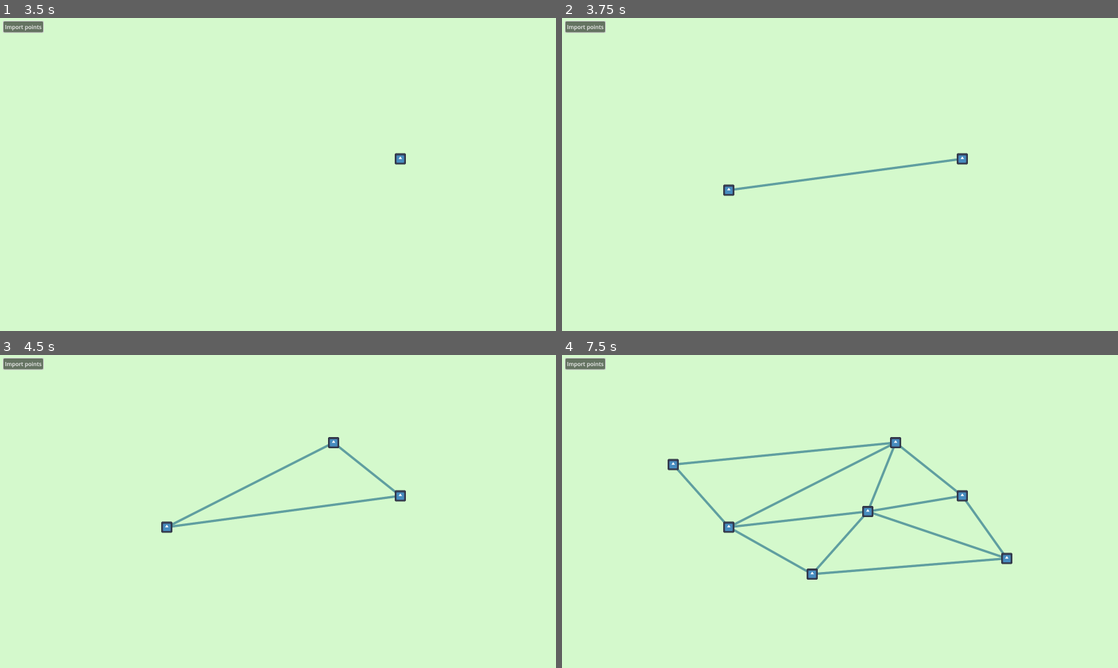
Above: before the commit, frames 1-4 (two rows, left to right).
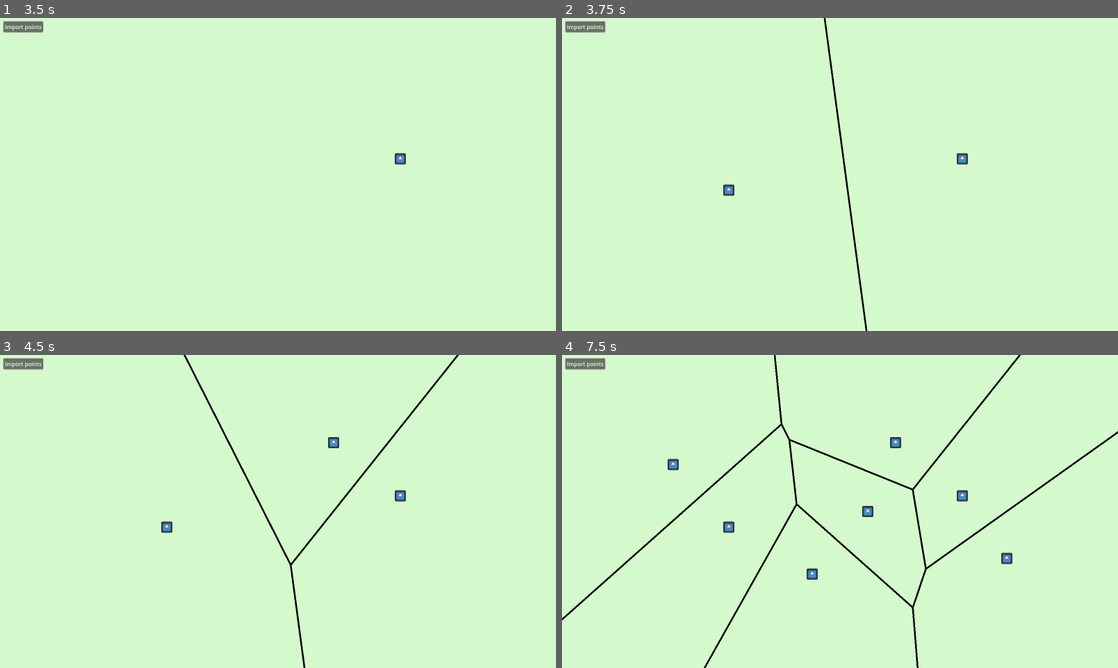
Above: after the commit, the same moments.

Repository: riorio805/geokom
Game: Godot game, scene res://main.tscn
The game is run twice, just before and just after one commit, with the same random seed, the same clock (stepped at 60 frames per second) and the same inputs. The engine's default icon, where the game draws it, is replaced by a stand-in: a white triangle on a blue panel in a dark square.
Inputs (mouse positions are in pixels of both pictures, inside the frame that each line leads up to):
- Up to frame 1 (3.5 s): click "Import points" at 0.5 s; click "Import points" at 1.25 s; click "Import points" at 2 s; tap Enter at 2.75 s; move the mouse to (400, 158) at 2.77 s; click (400, 158) at 2.92 s
- Up to frame 2 (3.75 s): tap R (debug_reset) at 3.5 s; drag from (728, 190) to (812, 237) at 3.52 s
- Up to frame 3 (4.5 s): tap R (debug_reset) at 4.25 s; move the mouse to (333, 442) at 4.27 s; click (333, 442) at 4.42 s
- Up to frame 4 (7.5 s): tap R (debug_reset) at 5, 5.75, 6.5 s; drag from (812, 574) to (673, 464) at 5.02 s; move the mouse to (1006, 558) at 5.77 s; click (1006, 558) at 5.92 s; tap F3 (debug) at 6.4 s; drag from (673, 464) to (756, 433) at 6.52 s; move the mouse to (867, 511) at 7.27 s; click (867, 511) at 7.42 s

Frame 1 is identical in both runs. In frame 2, 0.7% of the frame differs, in the area x 31-71%, y 0-100%; in frame 3, 1.5%; in frame 4, 3.9%, in the area x 0-100%, y 0-100%.

Commit message:
sefri version done

Diff:
--- a/classes/arc_tree.gd
+++ /dev/null
@@ -1,6 +0,0 @@
-extends Resource
-class_name ArcTree
-
-
-func initialize(start_pos:Vector2):
-	pass
--- a/classes/dc_edge.gd
+++ b/classes/dc_edge.gd
@@ -25,7 +25,8 @@
 
 
 func _to_string():
-	return "DCEdge: {} -> {}".format(str(start), str(end))
+	#print(start, end)
+	return "DCEdge: {0} -> {1}".format([str(start), str(end)])
 
 ## Return length of edge
 func length():
--- /dev/null
+++ b/classes/event/circle_event.gd
@@ -0,0 +1,22 @@
+extends Event
+class_name CircleEvent
+
+#var y:float
+var arc:ArcTreeNode
+var vertex: Vertex
+
+static func create_circle_event(y_val:float, a:ArcTreeNode, vtx:Vertex) -> CircleEvent:
+	var out = CircleEvent.new()
+	out.y = y_val
+	out.arc = a
+	out.vertex = vtx
+	return out
+
+func value():
+	return [-y, 1, -self.vertex.point.x]
+
+func is_valid() -> bool:
+	return (not arc.is_deleted and arc.vertex == vertex)
+
+func _to_string():
+	return "CircleEvent:: {0}, y={1} ".format([self.arc.vertex, self.y])
--- a/objects/void_fortune/event.gd
+++ b/classes/event/event.gd
@@ -3,8 +3,9 @@
 
 var y:float
 
-
-
 func is_valid() -> bool:
 	assert(false, "Please override `is_valid()` in the derived script.")
 	return false
+
+func value():
+	assert(false, "Please override `value()` in the derived script.")
--- /dev/null
+++ b/classes/event/site_event.gd
@@ -0,0 +1,21 @@
+extends Event
+class_name SiteEvent
+
+#var y:float
+var vertex: Vertex
+
+static func create_site_event(vtx:Vertex) -> SiteEvent:
+	var out = SiteEvent.new()
+	out.vertex = vtx
+	out.y = vtx.point.y
+	return out
+
+func value():
+	return [-y, 0, -self.vertex.point.x]
+
+func is_valid() -> bool:
+	return true
+
+func _to_string():
+	return "SiteEvent:: {0}, y={1}".format(
+		[self.vertex, self.y])
--- a/classes/face.gd
+++ b/classes/face.gd
@@ -5,7 +5,14 @@
 var vertex:Vertex
 
 var edge_list: Array[DCEdge]
-var _upel_flag: bool = true
+var _upel_flag: bool = false
+
+static func create_face(vtx:Vertex) -> Face:
+	var out = Face.new()
+	out.vertex = vtx
+	var tmp:Array[DCEdge] = []
+	out.edge_list = tmp
+	return out
 
 
 func _update_edge_list() -> void:
--- a/classes/prio_queue.gd
+++ b/classes/prio_queue.gd
@@ -11,12 +11,18 @@
 	out.heapify()
 	return out
 
+func _to_string():
+	return str(pq.map(func(p): return [p, value_func.call(p)]))
+
 func is_empty() -> bool:
 	return len(pq) == 0
 
 func add(value):
 	pq.append(value)
 	percolate_up(len(pq)-1)
+
+func peek():
+	return pq[0]
 
 func remove():
 	var out = pq[0]
--- a/classes/vertex.gd
+++ b/classes/vertex.gd
@@ -11,6 +11,12 @@
 	out.face = in_face
 	return out
 
+static func create_vertex_auto_face(at_point:Vector2) -> Vertex:
+	var out = Vertex.new()
+	out.point = at_point
+	out.face = Face.create_face(out)
+	return out
+
 ## Deprecated
 static func init(at_point:Vector2) -> Vertex:
 	return create_vertex(at_point)
@@ -21,7 +27,7 @@
 	return self
 
 func _to_string():
-	return str(point)
+	return "vtx:{0}".format([str(point)])
 
 
 ## Returns true if `self` is lexicographically smaller than `other`, in order of y, then x.
--- a/main.gd
+++ b/main.gd
@@ -20,6 +20,7 @@
 
 func _ready():
 	file_dialog.file_selected.connect(import_points)
+
 
 func _process(delta) -> void:
 	mouse_pos = camera.get_total_transform() * get_viewport().get_mouse_position()
--- a/main.tscn
+++ b/main.tscn
@@ -1,14 +1,17 @@
-[gd_scene load_steps=5 format=3 uid="uid://bupv11kto8goj"]
+[gd_scene load_steps=6 format=3 uid="uid://bupv11kto8goj"]
 
 [ext_resource type="Script" path="res://main.gd" id="1_qi70q"]
 [ext_resource type="PackedScene" uid="uid://53jcmh16ml7c" path="res://objects/dots.tscn" id="2_5118a"]
+[ext_resource type="PackedScene" uid="uid://c1ju12m3xqv86" path="res://objects/void_fortune/voronoi_fortune.tscn" id="2_a0gd3"]
 [ext_resource type="PackedScene" uid="uid://dpuik6gfo4ogr" path="res://objects/delaunay_rndinc/delaunay_rndinc.tscn" id="2_ffmj8"]
 [ext_resource type="Script" path="res://camera.gd" id="4_qpr45"]
 
 [node name="Main" type="Node2D" node_paths=PackedStringArray("dots_node", "draw_node")]
 script = ExtResource("1_qi70q")
 dots_node = NodePath("Dots")
-draw_node = NodePath("DelaunayRandInc")
+draw_node = NodePath("VoronoiFortune")
+
+[node name="VoronoiFortune" parent="." instance=ExtResource("2_a0gd3")]
 
 [node name="DelaunayRandInc" parent="." instance=ExtResource("2_ffmj8")]
 
--- a/classes/arc_tree_node.gd
+++ b/objects/void_fortune/arc_tree_node.gd
@@ -3,7 +3,7 @@
 extends Resource
 class_name ArcTreeNode
 
-const MACHINE_EPS = 10e-8
+const MACHINE_EPS = 1e-5
 
 # Relations to other arcs
 var parent:ArcTreeNode
@@ -20,6 +20,9 @@
 # Height for self-balancing
 var height:int
 
+# Circle event check
+var is_deleted = false
+
 # Keep a reference to the global event_queue
 var event_queue:PriorityQueue
 
@@ -62,7 +65,7 @@
 	var y1 = left_vertex.point.y - l_y
 	var y2 = right_vertex.point.y - l_y
 
-	assert (y1 >= 0 and y2 >= 0, "Points must be above the directrix")
+	assert (y1 >= -0.01 and y2 >= -0.01, "Points must be above the directrix (y1={0}, y2={1})".format([y1, y2]))
 
 	# Special case for y1 == 0 or y2 == 0, return vertical distance
 	# never the case that both y1 == y2 == 0, only happens when first starting
@@ -96,7 +99,8 @@
 	var b = -2 * r * (1 + y1/y2)
 	var c = a * r**2 + y1**2 - y1 * y2
 	var sols = Equation.quadratic_solve_real(a, b, c)
-	assert (len(sols) >= 1, "No solutions exist: left={0}, right={1}".format([left_vertex, right_vertex]))
+	assert (len(sols) >= 1, "No solutions exist: left={0}, right={1}, l_y={2}"
+						.format([left_vertex, right_vertex, l_y]))
 
 	# Get correct x value
 	var x = 0
@@ -157,11 +161,14 @@
 			+ "=======================")
 func _get_string(indent:String, h:int=0) -> String:
 	var out = ""
+	if h > 32: return "	".repeat(h) + indent + "Infinite loop?"
 	if self.right != null:
 		out += self.right._get_string("R----", h + 1)
 	out += ("	".repeat(h)
 			+ indent
 			+ str(self.vertex)
+			+ " | L:" + str(self.left_hedge)
+			+ " | R:" + str(self.right_hedge)
 			+ " // "
 			+ str(self.height)) + "\n"
 	if self.left != null:
@@ -193,12 +200,16 @@
 # Add/split arcs
 # ==================
 
+# + if pt1 is to the left of pt2-pt3, 0 if near, -1 if to the right
+static func det2(pt1:Vector2, pt2:Vertex, pt3:Vertex) -> float:
+	return ((pt1.x - pt3.point.x) * (pt2.point.y - pt3.point.y)
+			- (pt2.point.x - pt3.point.x) * (pt1.y - pt3.point.y))
+
+# + if pt1 is to the left of pt2-pt3, 0 if near, -1 if to the right
 func get_focus_angle() -> float:
 	if self.prev == null or self.next == null:
 		return 1
-	var left_edge = self.vertex.point - self.prev.vertex.point
-	var right_edge = self.next.vertex.point - self.vertex.point
-	return left_edge.angle_to(right_edge)
+	return ArcTreeNode.det2(self.prev.vertex.point, self.vertex, self.next.vertex)
 
 ## Split an arc given a new vertex
 func split_arc(focus:Vertex) -> ArcTreeNode:
@@ -215,11 +226,12 @@
 		return self._balance()
 
 	# found arc, create new arcs as split
-	var left_arc = ArcTreeNode.create_node(self.vertex)
-	var right_arc = ArcTreeNode.create_node(self.vertex)
+	var old_vert = self.vertex
+	self.vertex = focus
+	var left_arc = ArcTreeNode.create_node(old_vert)
+	var right_arc = ArcTreeNode.create_node(old_vert)
 	left_arc.event_queue = self.event_queue
 	right_arc.event_queue = self.event_queue
-	self.vertex = focus
 	# add created nodes to children, keeping position
 	if self.left == null:	self.add_leftmost(left_arc)
 	else:		self.left = self.left.add_rightmost(left_arc)
@@ -229,50 +241,54 @@
 	self.next = right_arc
 
 	# Create edges starting at the x of focus and the y at the parabola,
-	var edge_start = Vertex.create_vertex(
-		Vector2(focus.point.x, self.get_y_at(focus.point.x, l_y)))
-	var edge_from_right_top = DCEdge.create_dcedge(edge_start, null, self.vertex.face)
-	var edge_to_left_top = DCEdge.create_dcedge(null, edge_start, self.vertex.face)
-	var edge_from_left_btm = DCEdge.create_dcedge(null, edge_start, focus.face)
-	var edge_to_right_btm = DCEdge.create_dcedge(edge_start, null, focus.face)
-	edge_from_right_top.set_edge_connection(
-			edge_to_left_top, null, edge_to_right_btm)
-	edge_to_left_top.set_edge_connection(
-			null, edge_from_right_top, edge_from_left_btm)
-	edge_from_left_btm.set_edge_connection(
-			edge_to_right_btm, null, edge_to_left_top)
-	edge_to_right_btm.set_edge_connection(
-			null, edge_from_left_btm, edge_from_right_top)
+	var start_point = Vector2(focus.point.x, left_arc.get_y_at(focus.point.x, l_y))
+	var edge_start = Vertex.create_vertex(start_point)
+	var edge_top_vtx_right = DCEdge.create_dcedge(edge_start, null, old_vert.face)
+	var edge_top_left_vtx = DCEdge.create_dcedge(null, edge_start, old_vert.face)
+	var edge_btm_vtx_right = DCEdge.create_dcedge(edge_start, null, focus.face)
+	var edge_btm_left_vtx = DCEdge.create_dcedge(null, edge_start, focus.face)
+	# add edges to vertex faces
+	old_vert.face.edge_list.append(edge_top_vtx_right)
+	old_vert.face.edge_list.append(edge_top_left_vtx)
+	focus.face.edge_list.append(edge_btm_vtx_right)
+	focus.face.edge_list.append(edge_btm_left_vtx)
+	edge_top_vtx_right.set_edge_connection(null, edge_top_left_vtx, edge_btm_left_vtx)
+	edge_top_left_vtx.set_edge_connection(edge_top_vtx_right, null, edge_btm_vtx_right)
+	edge_btm_left_vtx.set_edge_connection(edge_btm_vtx_right, null, edge_top_vtx_right)
+	edge_btm_vtx_right.set_edge_connection(null, edge_btm_left_vtx, edge_top_left_vtx)
 
 	# then attach them to the arc edges
 	left_arc.left_hedge = self.left_hedge
 	right_arc.right_hedge = self.right_hedge
-	self.left_hedge = edge_from_left_btm
-	self.right_hedge = edge_to_right_btm
-	left_arc.right_hedge = edge_to_left_top
-	right_arc.left_hedge = edge_from_right_top
+	self.left_hedge = edge_btm_left_vtx
+	self.right_hedge = edge_btm_vtx_right
+	left_arc.right_hedge = edge_top_vtx_right
+	right_arc.left_hedge = edge_top_left_vtx
 
 	# Check for arc triples that can cause an arc to disappear,
 	# disappear candidates: left_arc, right_arc
 	# Check by using foci angles
+	#print("Left arc angle is ", left_arc.get_focus_angle())
 	if left_arc.get_focus_angle() < -MACHINE_EPS:
 		var circle = Circle.create_from_3_points(
 			left_arc.prev.vertex.point, left_arc.vertex.point, left_arc.next.vertex.point)
 		var event = CircleEvent.create_circle_event(circle.center.y - circle.radius,
-			left_arc.prev, left_arc, left_arc.next)
-		print(event)
-		#event_queue.add(event)
+			left_arc, left_arc.vertex)
+		#print(str(left_arc.vertex), ":: arc circle event at circle=", circle, ", y=", event.y)
+		event_queue.add(event)
+	#print("Right arc angle is ", right_arc.get_focus_angle())
 	if right_arc.get_focus_angle() < -MACHINE_EPS:
 		var circle = Circle.create_from_3_points(
 			right_arc.prev.vertex.point, right_arc.vertex.point, right_arc.next.vertex.point)
 		var event = CircleEvent.create_circle_event(circle.center.y - circle.radius,
-			right_arc.prev, right_arc, right_arc.next)
-		print(event)
-		#event_queue.add(event)
+			right_arc, right_arc.vertex)
+		#print(str(right_arc.vertex), ":: arc circle event at circle=", circle, ", y=", event.y)
+		event_queue.add(event)
 
 	return self._balance()
 
 func add_rightmost(arc:ArcTreeNode) -> ArcTreeNode:
+	#print("add_rightmost:: ", self.vertex, "; ", arc.vertex)
 	if self.right != null:
 		self.right = self.right.add_rightmost(arc)
 	else:
@@ -287,6 +303,7 @@
 	return self._balance()
 
 func add_leftmost(arc:ArcTreeNode) -> ArcTreeNode:
+	#print("add_leftmost:: ", self.vertex, "; ", arc.vertex)
 	if self.left != null:
 		self.left = self.left.add_leftmost(arc)
 	else:
@@ -307,21 +324,43 @@
 # ==================
 
 static func delete_arc(to_delete:ArcTreeNode, l_y:float) -> ArcTreeNode:
+	to_delete.is_deleted = true
 	# handle edges first
 	var end_pos = Vertex.create_vertex(to_delete.get_bounds(l_y)[0])
+	#print(end_pos)
 	to_delete.left_hedge.start = end_pos
+	to_delete.right_hedge.end = end_pos
 	to_delete.left_hedge.twin.end = end_pos
-	to_delete.right_hedge.end = end_pos
 	to_delete.right_hedge.twin.start = end_pos
+	to_delete.left_hedge.prev = to_delete.right_hedge
+	to_delete.right_hedge.next = to_delete.left_hedge
+
+	# create new edges to put to prev.r and next.l
+	var edge_to_prev_right = DCEdge.create_dcedge(end_pos, null, to_delete.prev.vertex.face)
+	var edge_to_next_left = DCEdge.create_dcedge(null, end_pos, to_delete.next.vertex.face)
+	to_delete.prev.vertex.face.edge_list.append(edge_to_prev_right)
+	to_delete.next.vertex.face.edge_list.append(edge_to_next_left)
+	edge_to_prev_right.set_edge_connection(null, to_delete.prev.right_hedge, edge_to_next_left)
+	edge_to_next_left.set_edge_connection(to_delete.next.left_hedge, null, edge_to_prev_right)
+	to_delete.prev.right_hedge.next = edge_to_prev_right
+	to_delete.next.left_hedge.prev = edge_to_next_left
+	to_delete.prev.right_hedge = edge_to_prev_right
+	to_delete.next.left_hedge = edge_to_next_left
 
 	# add arcs that change positions (prev until leaf)
 	var to_change:Array[ArcTreeNode] = [to_delete]
 	while not to_change[-1].is_leaf():
-		to_change.append(to_delete.prev)
+		to_change.append(to_change[-1].prev)
+
 	to_change.reverse()
 
 	# keep parent for later check
 	var tmp_par = to_delete.parent
+
+	# detach first node (leaf) from tree
+	to_change[0].parent.replace_child(to_change[0], null)
+	assert(to_change[0].left == null and to_change[0].right == null, "WHY DO YOU HAVE CHILDREN?????????")
+	to_change[0].parent = null
 
 	# reorder tree to remove `to_delete` from tree
 	for idx in range(len(to_change)-1):
@@ -329,20 +368,41 @@
 		var change_prev = to_change[idx]
 		var change_next = to_change[idx+1]
 		change_prev.parent = change_next.parent
+		if change_prev.parent != null:
+			change_prev.parent.replace_child(change_next, change_prev)
+		change_next.parent = null
 		change_prev.left = change_next.left
+		if change_prev.left != null:
+			change_prev.left.parent = change_prev
+		change_next.left = null
 		change_prev.right = change_next.right
-		change_next.parent.replace_child(change_next, change_prev)
-	# final replace
-	if len(to_change) < 2:
-		to_delete.parent.replace_child(to_delete, null)
-	else:
-		to_delete.parent.replace_child(to_delete, to_change[-2])
+		if change_prev.right != null:
+			change_prev.right.parent = change_prev
+		change_next.right = null
 
 	# remove `to_delete` from "linked list"
+	var check_prev:ArcTreeNode = null
 	if to_delete.prev != null:
+		check_prev = to_delete.prev
 		to_delete.prev.next = to_delete.next
+	var check_next:ArcTreeNode = null
 	if to_delete.next != null:
+		check_next = to_delete.next
 		to_delete.next.prev = to_delete.prev
+
+	# Check newly created circle events (prev and next)
+	if check_prev != null and check_prev.get_focus_angle() < -MACHINE_EPS:
+		var circle = Circle.create_from_3_points(
+			check_prev.prev.vertex.point, check_prev.vertex.point, check_prev.next.vertex.point)
+		var event = CircleEvent.create_circle_event(circle.center.y - circle.radius,
+					check_prev, check_prev.vertex)
+		to_delete.event_queue.add(event)
+	if check_next != null and check_next.get_focus_angle() < -MACHINE_EPS:
+		var circle = Circle.create_from_3_points(
+			check_next.prev.vertex.point, check_next.vertex.point, check_next.next.vertex.point)
+		var event = CircleEvent.create_circle_event(circle.center.y - circle.radius,
+					check_next, check_next.vertex)
+		to_delete.event_queue.add(event)
 
 	# "delete" the arc
 	to_delete.remove_all_references()
@@ -353,6 +413,7 @@
 	# rebalance up until root node
 	if to_change[-2].parent == null:
 		return to_change[-2]._balance()
+
 	return to_change[-2].parent._balance_up(to_change[-2])
 
 
--- a/objects/void_fortune/circle_event.gd
+++ /dev/null
@@ -1,24 +0,0 @@
-extends Event
-class_name CircleEvent
-
-#var y:float
-var arc1:ArcTreeNode
-var arc2:ArcTreeNode
-var arc3:ArcTreeNode
-
-static func create_circle_event(y_val:float, a1:ArcTreeNode, a2:ArcTreeNode, a3:ArcTreeNode) -> CircleEvent:
-	var out = CircleEvent.new()
-	out.y = y_val
-	out.arc1 = a1
-	out.arc2 = a2
-	out.arc3 = a3
-	return out
-
-
-func is_valid() -> bool:
-	if arc1 == null or arc2 == null or arc3 == null: return false
-	return arc1.next == arc2 and arc2.next == arc3
-
-func _to_string():
-	return "CircleEvent:: vtx: {0} - {1} - {2}, y={3}".format(
-		[self.arc1.vertex, self.arc2.vertex, self.arc3.vertex, self.y])
--- a/objects/void_fortune/voronoi_fortune.gd
+++ b/objects/void_fortune/voronoi_fortune.gd
@@ -1,29 +1,101 @@
 extends Node2D
 
-# :Array[Vector2]
-var draw_top_points = []
-var draw_bottom_points = []
+const REALLY_HIGH = 1e4
+const REALLY_LOW = -1e6
+const HALF_EDGE_DIST = 1e7
 
-var top_color = Color.CADET_BLUE
-var bottom_color = Color.DARK_RED
-var bottom_use_top_color = false
-var line_width = 10
+var bounding_box:Rect2 = Rect2()
+
+var draw_faces:Array[Face] = []
+
+var color = Color.BLACK
+var line_width = 5
 
 func _draw() -> void:
-	if bottom_use_top_color:
-		draw_polyline(draw_bottom_points, top_color, line_width, true)
-	else:
-		draw_polyline(draw_bottom_points, bottom_color, line_width, true)
-	draw_polyline(draw_top_points, top_color, line_width, true)
+	for face in draw_faces:
+		#print(face.edge_list)
+		for edge in face.edge_list:
+			if edge.start != null and edge.end != null:
+				draw_line(edge.start.point, edge.end.point, color, line_width)
 
 func _process(_delta) -> void:
 	if Input.is_action_just_pressed("debug"):
-		bottom_use_top_color = not bottom_use_top_color
 		queue_redraw()
 
-# TODO: Implement Fortune's algorithm
+func update_camera(bounds:Rect2):
+	bounding_box = bounds
+
 func update_with_points(nodes:Array):
+	draw_faces = []
+	if len(nodes) == 0:
+		return
+
+	#print("=============================")
+	#print("=========== update ==========")
 	var points = nodes.map(func (p): return p.position)
+	# remove duplicate points
+	points = _array_unique(points)
 	# sort top to bottom, left to right
-	points.sort_custom(func (p): return [p.y, p.x])
-	# remove duplicate points
+	points.sort_custom(func (a,b):
+		if a.y > b.y: return true
+		if a.y < b.y: return false
+		return a.x > b.x
+	)
+	#print(points)
+	# add a point really high up to handle 2 points near the top
+	#var first_vertex = Vertex.create_vertex_auto_face(points[0] + Vector2(0, REALLY_HIGH))
+	# into vertice with face
+	var vertices = points.map(func (p): return Vertex.create_vertex_auto_face(p))
+	# create event queue initialize with site events
+	var event_queue = PriorityQueue.create_pq(
+		vertices.map(func(p): return SiteEvent.create_site_event(p)),
+		func(p): return p.value()
+	)
+
+	var first:SiteEvent = event_queue.remove()
+	var root_arc = ArcTreeNode.create_node(first.vertex)
+	root_arc.event_queue = event_queue
+
+	# TODO: preprocessing step where you take all points within 1 of root_arc
+
+
+	# main loop
+	var last_ly = 0
+	while not event_queue.is_empty():
+		#print(event_queue)
+		var nxt_event = event_queue.remove()
+		last_ly = nxt_event.y + REALLY_LOW
+		if nxt_event is SiteEvent:
+			root_arc = root_arc.split_arc(nxt_event.vertex)
+		elif nxt_event is CircleEvent:
+			if nxt_event.is_valid():
+				root_arc = ArcTreeNode.delete_arc(nxt_event.arc, nxt_event.y)
+		#print(root_arc)
+
+
+	# TODO: Change infinite edge handling to extend only (dont use beachline at directrix l_y)
+	# handle infinite edges
+	var curr = root_arc
+	while curr.prev != null: curr = curr.prev
+
+	while curr.next != null:
+		var bounds = curr.get_bounds(last_ly)
+		if curr.left_hedge != null:
+			curr.left_hedge.start = Vertex.create_vertex(bounds[0], curr.vertex.face)
+		if curr.right_hedge != null:
+			curr.right_hedge.end = Vertex.create_vertex(bounds[1], curr.vertex.face)
+		curr = curr.next
+
+	draw_faces = []
+	for vtx in vertices:
+		draw_faces.append(vtx.face)
+		pass
+
+	queue_redraw()
+
+func _array_unique(array: Array) -> Array:
+	var unique: Array = []
+	for item in array:
+		if not unique.has(item):
+			unique.append(item)
+	return unique
--- a/objects/void_inc/voronoi_incremental.gd
+++ /dev/null
@@ -1,83 +0,0 @@
-## https://github.com/khuyentran1401/Voronoi-diagram
-extends Node2D
-
-var bounding_box:Rect2
-
-var faces:Array[Face]
-
-#var top_color = Color.CADET_BLUE
-#var bottom_color = Color.DARK_RED
-#var bottom_use_top_color = false
-#var line_width = 10
-
-func _draw() -> void:
-	pass
-
-func _process(_delta) -> void:
-	pass
-
-# Use incremental algorithm O(n^2)
-func update_with_points(nodes:Array):
-	var points = nodes.map(func (p): return p.position)
-	# remove duplicate points
-	points = _array_unique(points)
-	# remove points outside of bounding box
-	points.filter(func(p): return bounding_box.has_point(p))
-	# sort based on distance
-	points.sort_custom(func(p): return p.length_squared())
-
-	# map to node points
-	points = points.map(func (p): return Vertex.new().initialize(p))
-
-	var cur_faces = []
-	var p = points.pop_front()
-	cur_faces.append(create_bounding_box_face(p))
-
-	while len(points) > 0:
-		p = points.pop_front()
-
-
-
-
-
-
-
-
-
-
-
-
-
-
-func create_bounding_box_face(v:Vertex) -> Face:
-	var f = Face.new()
-	# vertex
-	var pbl = bounding_box.position
-	var pbr = Vector2(bounding_box.end.x, bounding_box.position.y)
-	var ptr = bounding_box.end
-	var ptl = Vector2(bounding_box.position.x, bounding_box.end.y)
-	# edges
-	var e1 = DCEdge.init(ptl, ptr, f)
-	var e2 = DCEdge.init(ptr, pbr, f)
-	var e3 = DCEdge.init(pbr, pbl, f)
-	var e4 = DCEdge.init(ptl, ptr, f)
-	# connection
-	e1.set_edge_connection(e2, e4)
-	e2.set_edge_connection(e3, e1)
-	e3.set_edge_connection(e4, e2)
-	e4.set_edge_connection(e1, e3)
-	# face edge list
-	f._update_edge_list()
-
-	return f
-
-
-func update_camera(bounds:Rect2):
-	bounding_box = bounds
-
-func _array_unique(array: Array) -> Array:
-	var unique: Array = []
-	for item in array:
-		if not unique.has(item):
-			unique.append(item)
-	return unique
--- a/objects/void_inc/voronoi_incremental.tscn
+++ /dev/null
@@ -1,6 +0,0 @@
-[gd_scene load_steps=2 format=3 uid="uid://47eb5da18a57"]
-
-[ext_resource type="Script" path="res://objects/void_inc/voronoi_incremental.gd" id="1_70flr"]
-
-[node name="VoronoiIncremental" type="Node2D"]
-script = ExtResource("1_70flr")
--- /dev/null
+++ b/objects/void_subfortune/voronoi_subfortune.gd
@@ -0,0 +1,47 @@
+extends Node2D
+
+#
+var draw_faces:Array[Face] = []
+
+var color = Color.BLACK
+var line_width = 5
+
+func _draw() -> void:
+	for face in draw_faces:
+		print(face.edge_list)
+		for edge in face.edge_list:
+			if edge.start != null and edge.end != null:
+				draw_line(edge.start.point, edge.end.point, color, line_width)
+
+func _process(_delta) -> void:
+	if Input.is_action_just_pressed("debug"):
+		queue_redraw()
+
+
+
+func update_with_points(nodes:Array):
+	draw_faces = []
+	if len(nodes) == 0:
+		return
+
+	print("=============================")
+	print("=========== update ==========")
+	var points = nodes.map(func (p): return p.position)
+	# remove duplicate points
+	points = _array_unique(points)
+	# sort top to bottom, left to right
+	points.sort_custom(func (a,b):
+		if a.y > b.y: return true
+		if a.y < b.y: return false
+		return a.x > b.x
+	)
+	print(points)
+
+	queue_redraw()
+
+func _array_unique(array: Array) -> Array:
+	var unique: Array = []
+	for item in array:
+		if not unique.has(item):
+			unique.append(item)
+	return unique
--- /dev/null
+++ b/objects/void_subfortune/voronoi_subfortune.tscn
@@ -0,0 +1,6 @@
+[gd_scene load_steps=2 format=3 uid="uid://c64s8pcrtlvuw"]
+
+[ext_resource type="Script" path="res://objects/void_subfortune/voronoi_subfortune.gd" id="1_psnc3"]
+
+[node name="VoronoiSubfortune" type="Node2D"]
+script = ExtResource("1_psnc3")
--- a/start.gd
+++ b/start.gd
@@ -1,19 +1,19 @@
 extends Node
 
 func _ready() -> void:
-	var v1 = Vertex.create_vertex(Vector2(3,16))
-	var v2 = Vertex.create_vertex(Vector2(15,9))
-	var v3 = Vertex.create_vertex(Vector2(7,7))
-
-	var root = ArcTreeNode.create_node(v1)
-	print(root)
-	root = root.split_arc(v2)
-	print(root)
-	root = root.split_arc(v3)
-	print(root)
-	print()
-	var l_y = 6.49821615219116
-	var disappear = root.left.right
-	root = ArcTreeNode.delete_arc(disappear, l_y)
-	print(root)
+	#var v1 = Vertex.create_vertex_auto_face(Vector2(3,16))
+	#var v2 = Vertex.create_vertex_auto_face(Vector2(15,9))
+	#var v3 = Vertex.create_vertex_auto_face(Vector2(7,7))
+	#
+	#var root = ArcTreeNode.create_node(v1)
+	#print(root)
+	#root = root.split_arc(v2)
+	#print(root)
+	#root = root.split_arc(v3)
+	#print(root)
+	#print()
+	#var l_y = 6.49821615219116
+	#var disappear = root.left.right
+	#root = ArcTreeNode.delete_arc(disappear, l_y)
+	#print(root)
 	pass
